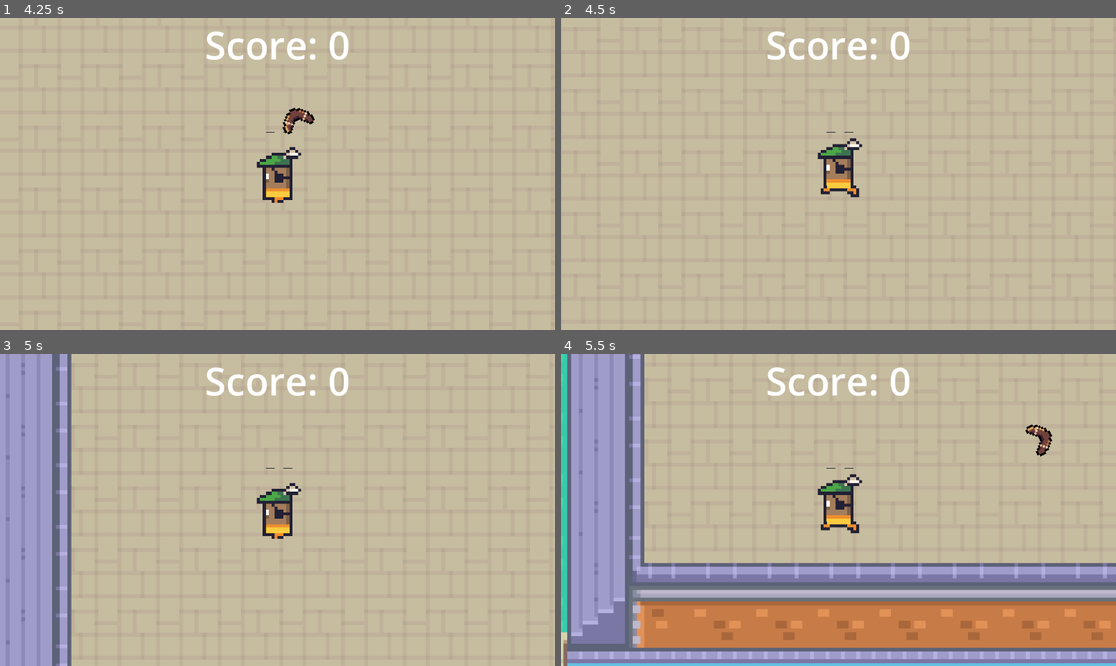
Above: before the commit, frames 1-4 (two rows, left to right).
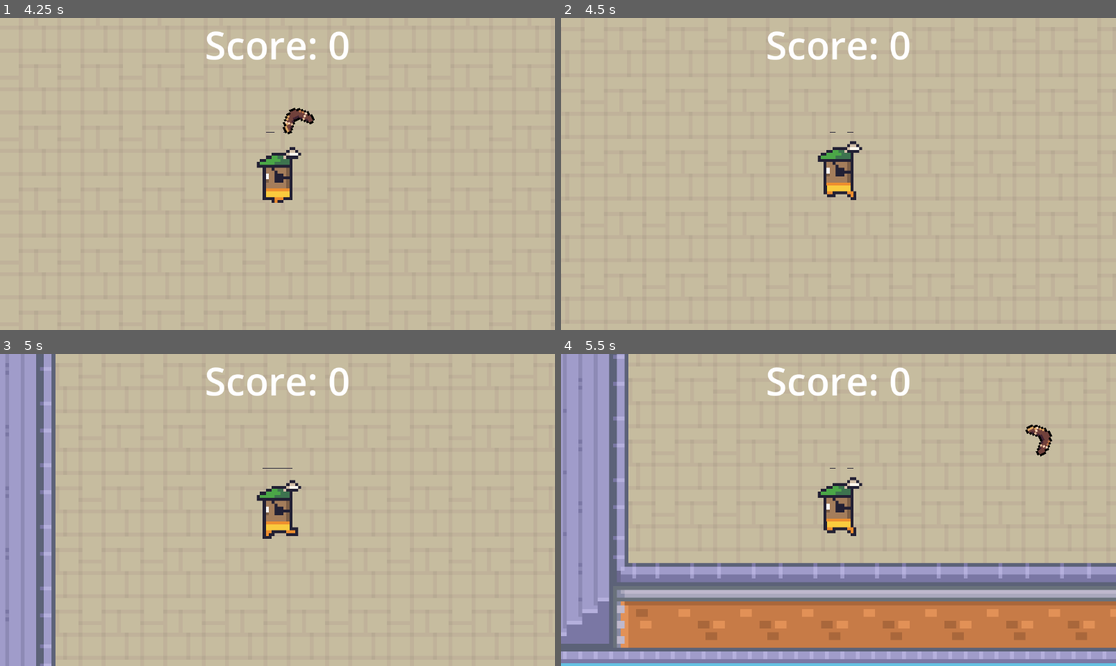
Above: after the commit, the same moments.

Repository: samithShetty/49er-Fall-2023-Game-Jam
Game: Godot game, scene res://Scenes/Main.tscn
Same seed, same stepped clock (60 frames per second), same inputs: the game is played once before the commit and once after it. Sound files missing from this copy of the repository are replaced by a short silence.
Inputs (mouse positions are in pixels of both pictures, inside the frame that each line leads up to):
- Up to frame 1 (4.25 s): tap Enter at 0.5 s; move the mouse to (399, 158) at 0.52 s; press the mouse at (399, 158) at 0.53 s; hold D (move_right) 0.53-1.28 s; move the mouse to (166, 189) at 1.27 s; release the mouse at (166, 189) at 1.28 s; hold S (move_down) 1.28-2.03 s; click (166, 189) at 1.35 s; move the mouse to (333, 105) at 2.02 s; press the mouse at (333, 105) at 2.03 s; hold D (move_right) 2.03-2.78 s; move the mouse to (249, 236) at 2.77 s; release the mouse at (249, 236) at 2.78 s; hold W (move_up) 2.78-3.53 s; click (249, 236) at 2.85 s; move the mouse to (444, 220) at 3.52 s; press the mouse at (444, 220) at 3.53 s; hold A (move_left) from 3.53 s (still down)
- Up to frame 2 (4.5 s): keep holding A (move_left); move the mouse to (672, 127) at 4.27 s; release the mouse at (672, 127) at 4.28 s; click (672, 127) at 4.35 s
- Up to frame 3 (5 s): keep holding A (move_left)
- Up to frame 4 (5.5 s): move the mouse to (866, 510) at 5.02 s; release A (move_left) at 5.03 s; press the mouse at (866, 510) at 5.03 s; hold S (move_down) from 5.03 s (still down)

Frame 1 is identical in both runs. In frame 2, 0.7% of the frame differs, in the area x 46-55%, y 36-59%; in frame 3, 5.0%; in frame 4, 10%, in the area x 0-100%, y 0-100%.

Commit message:
Fixed bug where NPCs leave the island

Diff:
--- a/Boomerang/Boomerang.gd
+++ b/Boomerang/Boomerang.gd
@@ -4,14 +4,6 @@
 @export var maxSpeed: Vector2
 @onready var timer = $Timer
 
-# Called when the node enters the scene tree for the first time.
-func _ready():
-	pass # Replace with function body.
-
-
-# Called every frame. 'delta' is the elapsed time since the previous frame.
-func _process(delta):
-	timer.start()
 
 func _physics_process(delta):
 	var distance = player.position - position
--- a/Boomerang/Boomerang.tscn
+++ b/Boomerang/Boomerang.tscn
@@ -30,5 +30,6 @@
 
 [node name="Timer" type="Timer" parent="."]
 wait_time = 10.0
+autostart = true
 
 [connection signal="timeout" from="Timer" to="." method="_on_timer_timeout"]
--- a/Game Controllers/GameController.gd
+++ b/Game Controllers/GameController.gd
@@ -12,6 +12,7 @@
 
 func spawn_npc():
 	var new_npc = NPC_types.pick_random().instantiate()
+	new_npc.position = Vector2(randi_range(-2000,2000), randi_range(-500, 275))
 	new_npc.death.connect(_on_npc_death)
 	npc_count += 1
 	add_sibling(new_npc)
@@ -23,6 +24,5 @@
 	spawn_npc()
 	timer.start()
 
-
 func _on_audio_stream_player_2d_finished():
 	$AudioStreamPlayer2D.play()
--- a/NPC/NPC.gd
+++ b/NPC/NPC.gd
@@ -15,7 +15,6 @@
 @export var points: int
 
 @onready var sprite = $AnimatedSprite2D
-@onready var nav_agent = $NavigationAgent2D
 
 func _ready():
 	player = get_node("../Player")
@@ -62,7 +61,7 @@
 			state = State.AGGRO
 
 func set_roam_target():
-	target_location = position + randi_range(400, 800)*Vector2.from_angle(randf()*2*PI)
+	target_location = Vector2(randi_range(-2000,2000), randi_range(-500, 275))
 
 func pause_roam():
 	target_location = position
--- a/NPC/NPC.tscn
+++ b/NPC/NPC.tscn
@@ -99,8 +99,6 @@
 animation = &"idle"
 frame_progress = 0.234232
 
-[node name="NavigationAgent2D" type="NavigationAgent2D" parent="."]
-
 [node name="Area2D" type="Area2D" parent="."]
 collision_layer = 4
 collision_mask = 2
--- a/NPC/NPC2.tscn
+++ b/NPC/NPC2.tscn
@@ -99,8 +99,6 @@
 animation = &"idle"
 frame_progress = 0.111361
 
-[node name="NavigationAgent2D" type="NavigationAgent2D" parent="."]
-
 [node name="Area2D" type="Area2D" parent="."]
 collision_layer = 4
 collision_mask = 2
